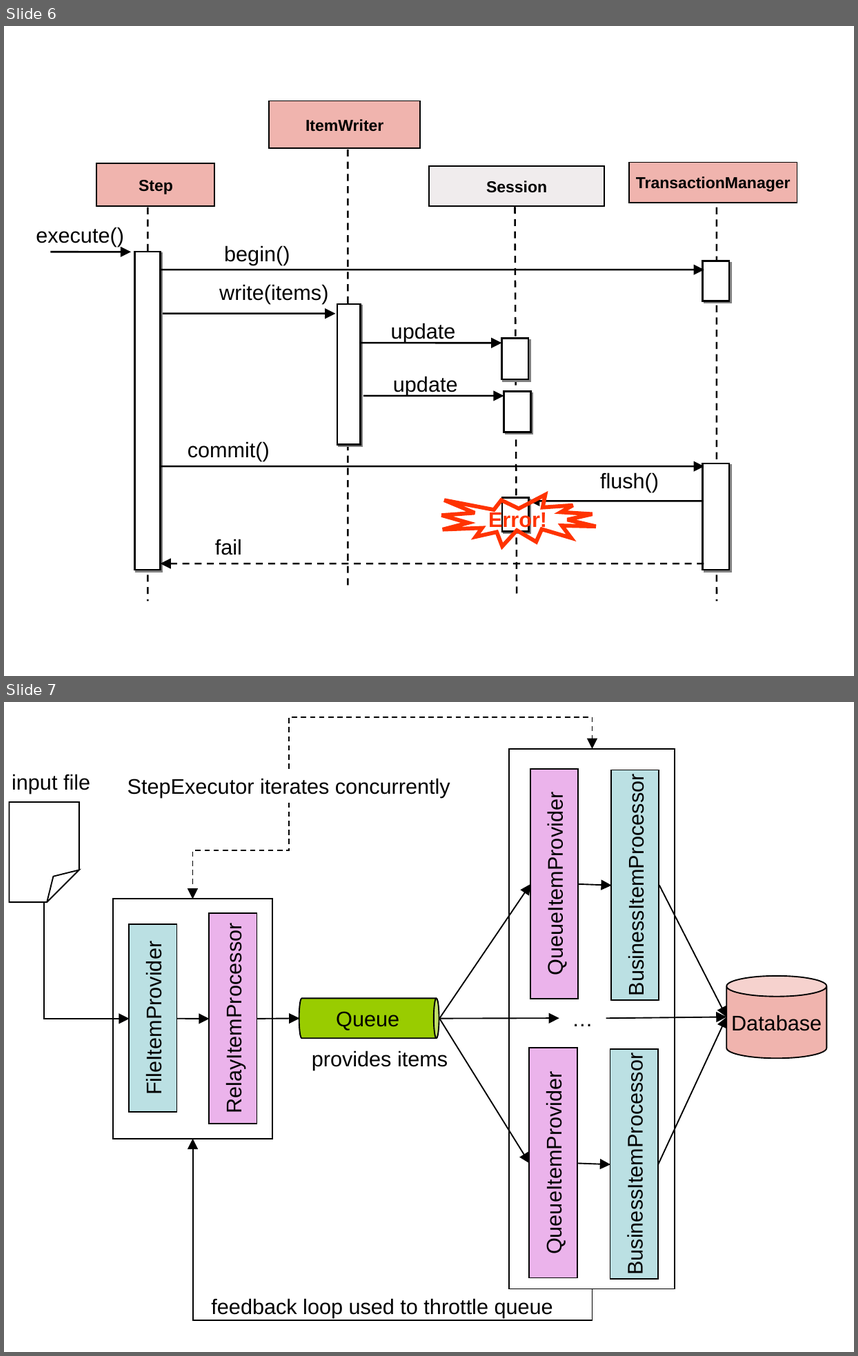
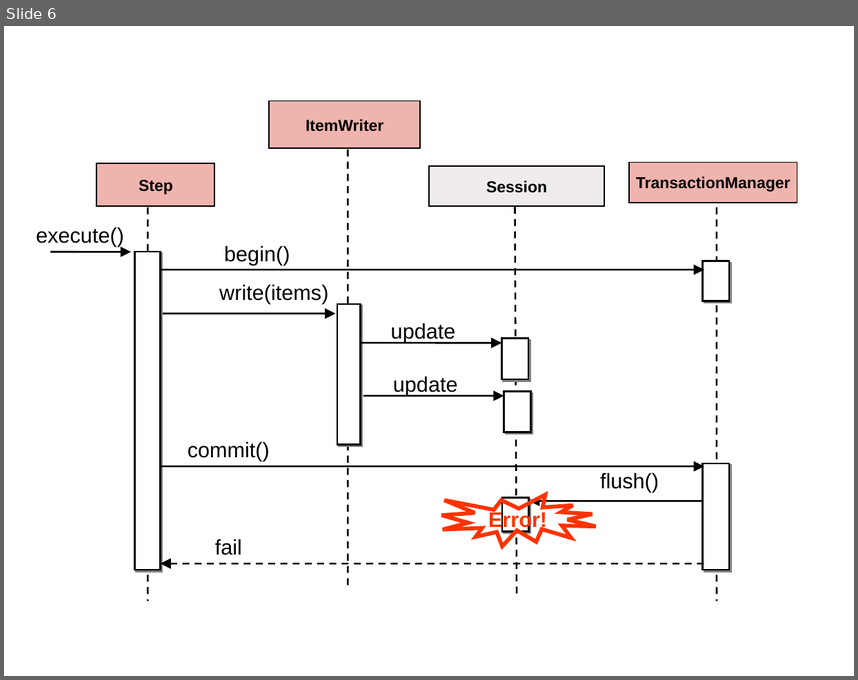
Before and after one commit to spring-projects/spring-batch, a slide deck: src/models/Figures.ppt. Shown one above the other, each under a label of ours: slides 6 and 7 before the commit, slide 6 after it. The pictures are 858x1356 and 858x680 pixels, drawn with LibreOffice and Linux fonts; fonts in the diff are those of the drawing. Boxes give left, top, right and bottom in pixels: in the first picture for what was removed or moved away, otherwise in the second. Text is boxed around its words. In the diff, an @@ line names an element or a change of style, - is before the commit and + after.

```diff
--- a/src/models/Figures.ppt
+++ b/src/models/Figures.ppt
@@ slide 7 removed at box(4, 702, 854, 1352), background #FFFFFF @@
@@ elbow arrow removed from (289, 770) to (593, 749) @@
@@ rectangle removed at box(510, 749, 675, 1289) @@
@@ text removed at box(12, 774, 90, 794) @@
-input file
@@ text removed at box(128, 778, 450, 798) @@
-StepExecutor iterates concurrently
@@ rectangle removed at box(530, 769, 579, 999) @@
-QueueItemProvider
@@ rectangle removed at box(611, 770, 659, 1000) @@
-BusinessItemProcessor
@@ folded corner removed at box(9, 802, 79, 903) @@
@@ elbow arrow removed from (289, 802) to (193, 899) @@
@@ arrow removed from (440, 1019) to (531, 883) @@
@@ arrow removed from (578, 883) to (611, 885) @@
@@ arrow removed from (660, 885) to (727, 1017) @@
@@ elbow arrow removed from (45, 903) to (130, 1019) @@
@@ rectangle removed at box(113, 899, 273, 1139) @@
@@ rectangle removed at box(128, 924, 176, 1113) @@
-FileItemProvider
@@ rectangle removed at box(209, 914, 257, 1123) @@
-RelayItemProcessor
@@ cylinder removed at box(727, 977, 827, 1059) @@
-Database
@@ cylinder removed at box(299, 999, 439, 1038) @@
-Queue
@@ text removed at box(559, 999, 605, 1037) @@
-…
@@ arrow removed from (176, 1019) to (210, 1019) @@
@@ arrow removed from (257, 1019) to (300, 1019) @@
@@ arrow removed from (440, 1019) to (559, 1019) @@
@@ arrow removed from (440, 1019) to (530, 1163) @@
@@ arrow removed from (606, 1019) to (727, 1017) @@
@@ arrow removed from (658, 1164) to (727, 1017) @@
@@ text removed at box(312, 1050, 448, 1070) @@
-provides items
@@ rectangle removed at box(529, 1048, 577, 1278) @@
-QueueItemProvider
@@ rectangle removed at box(611, 1050, 659, 1280) @@
-BusinessItemProcessor
@@ elbow arrow removed from (593, 1289) to (193, 1139) @@
@@ arrow removed from (577, 1163) to (611, 1164) @@
@@ text removed at box(211, 1298, 553, 1318) @@
-feedback loop used to throttle queue
```
Also in this commit, not shown: 1 slide changed, 25 slides added, 4 other slides removed, 11 other files.
